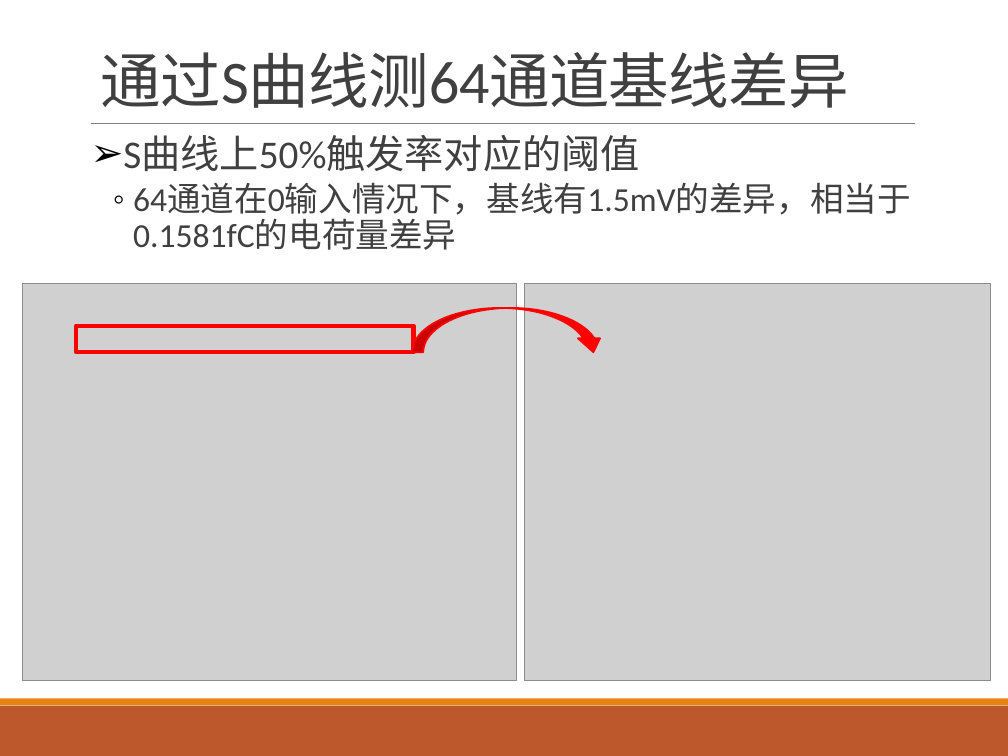
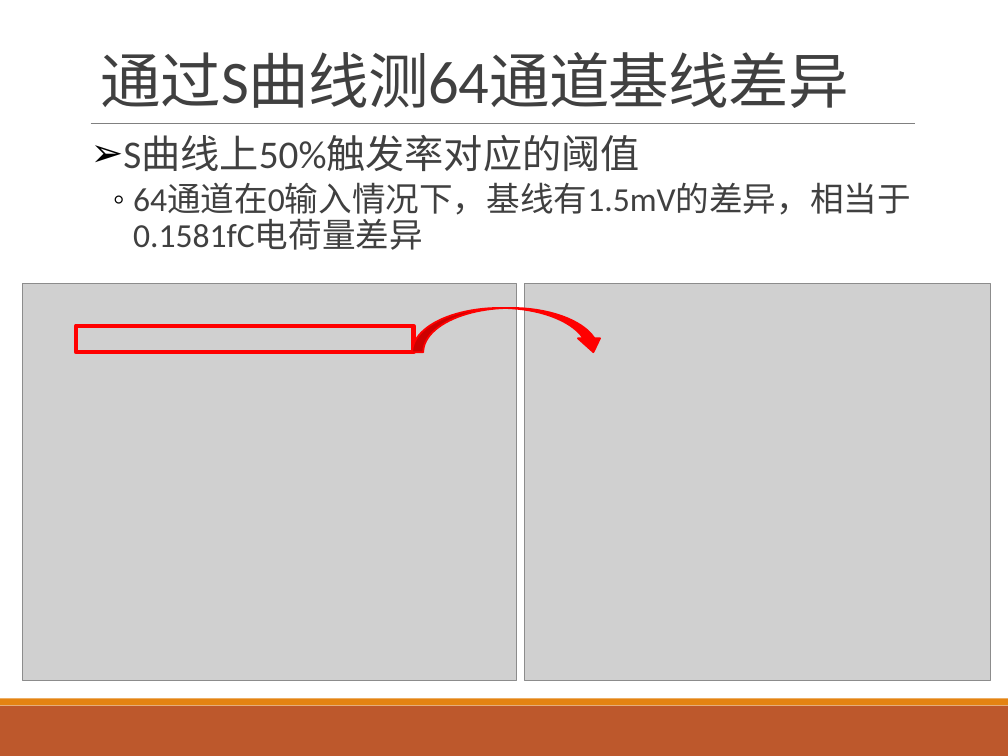
Before and after one commit to wyu0725/SDHCAL_DAQ, a slide deck: slide 5 of Slides/SDHCAL_20170425.pptx (slide 6 before the commit). Drawn at 1008x756 pixels with LibreOffice and Linux fonts; fonts in the diff are those of the drawing; grey boxes stand for pictures. Boxes give left, top, right and bottom in pixels: in the first picture for what was removed or moved away, otherwise in the second. Text is boxed around its words. In the diff, an @@ line names an element or a change of style, - is before the commit and + after.

```diff
--- a/Slides/SDHCAL_20170425.pptx
+++ b/Slides/SDHCAL_20170425.pptx
@@ text at (133, 184, 911, 250): text changed @@
-  ◦ 64通道在0输入情况下，基线有1.5mV的差异，相当于0.1581fC的电荷量差异
+  ◦ 64通道在0输入情况下，基线有1.5mV的差异，相当于0.1581fC电荷量差异
```
Also in this commit, not shown: 3 other slides changed, 7 slides added, 2 slides removed.
